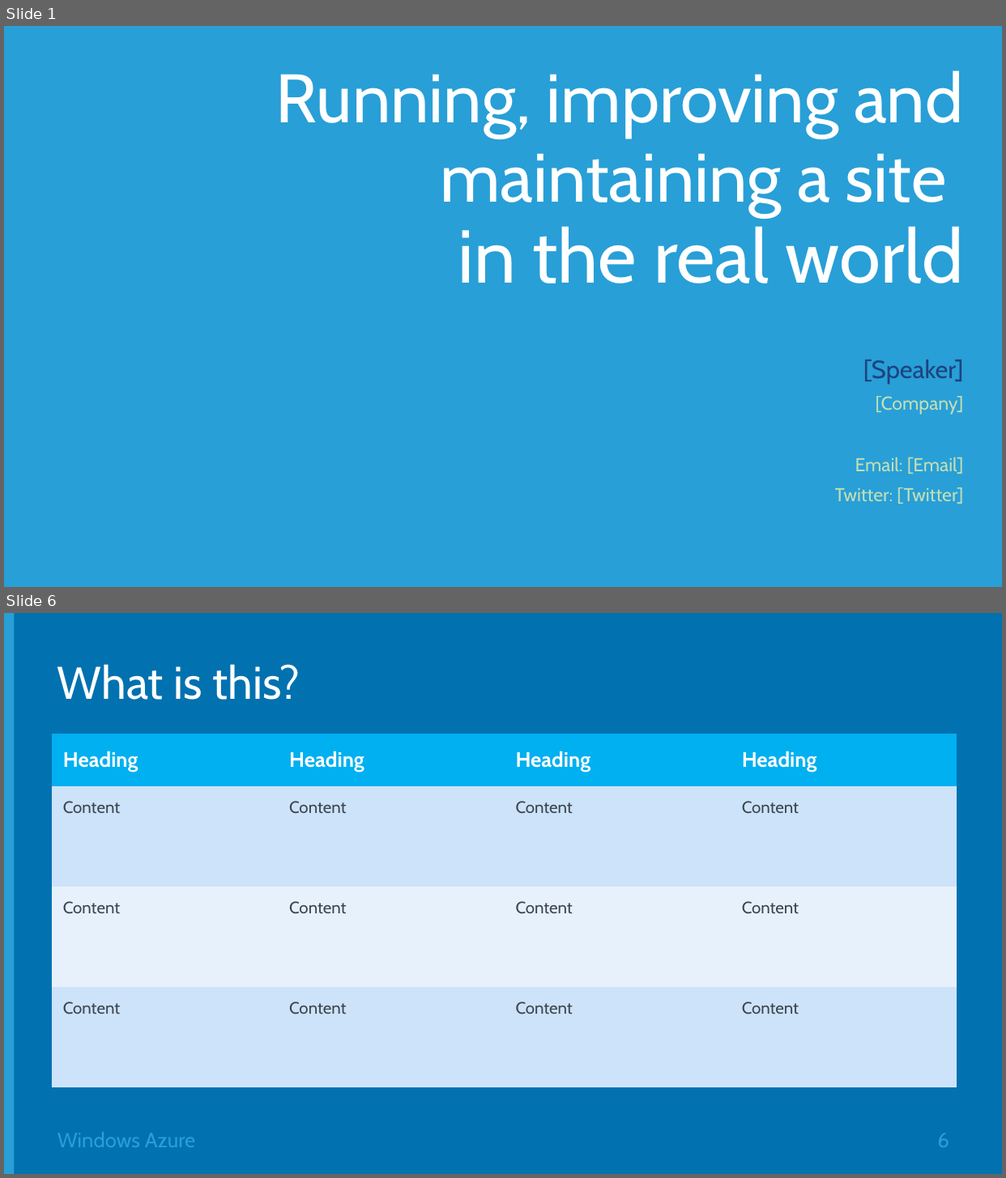
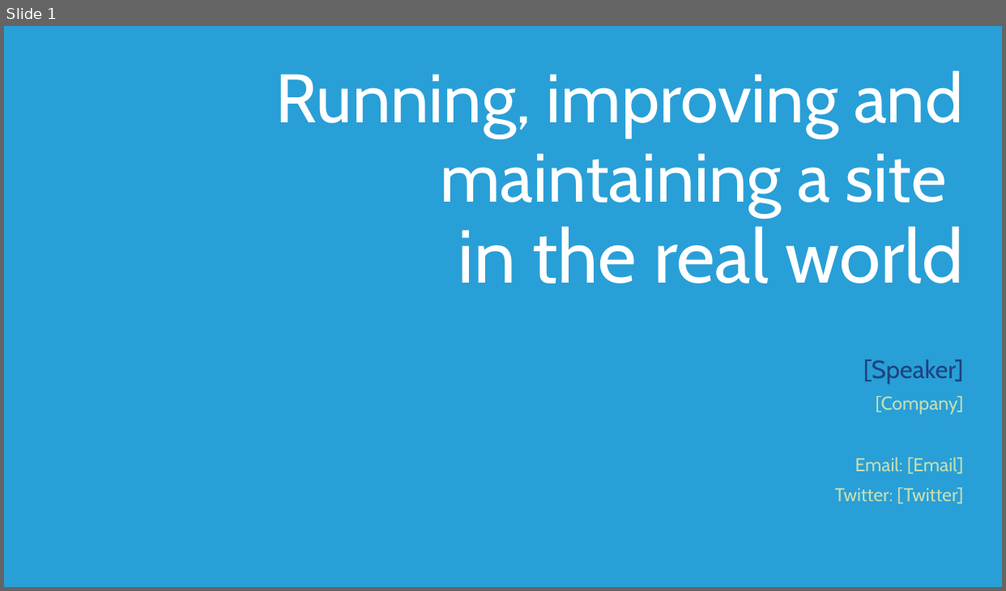
Before and after one commit to Microsoft-Web/DECK-ASPNET-in-Production, a slide deck: 6-ASPNET-in-Production.pptx. Shown one above the other, each under a label of ours: slides 1 and 6 before the commit, slide 1 after it; the slides between them are not shown. The pictures are 1006x1178 and 1006x591 pixels, drawn with LibreOffice and Linux fonts; fonts in the diff are those of the drawing; background and template pictures are left out. Boxes give left, top, right and bottom in pixels: in the first picture for what was removed or moved away, otherwise in the second. Text is boxed around its words. In the diff, an @@ line names an element or a change of style, - is before the commit and + after.

```diff
--- a/6-ASPNET-in-Production.pptx
+++ b/6-ASPNET-in-Production.pptx
@@ slide 6 removed at (4,613,1002,1174), background #0171B0 @@
@@ rectangle removed at (4,613,14,1174) @@
@@ title removed at (57,664,300,700) @@
-What is this?
@@ table removed at (52,734,957,1087), 4 rows, 4 columns @@
-Heading | Heading | Heading | Heading
-Content | Content | Content | Content
-Content | Content | Content | Content
-Content | Content | Content | Content
@@ text removed at (57,1132,195,1148) @@
-Windows Azure
@@ page number removed at (937,1133,949,1148) @@
-6
```
Also in this commit, not shown: 1 slide changed, 2 slides added, 7 other slides removed, 1 other file.
